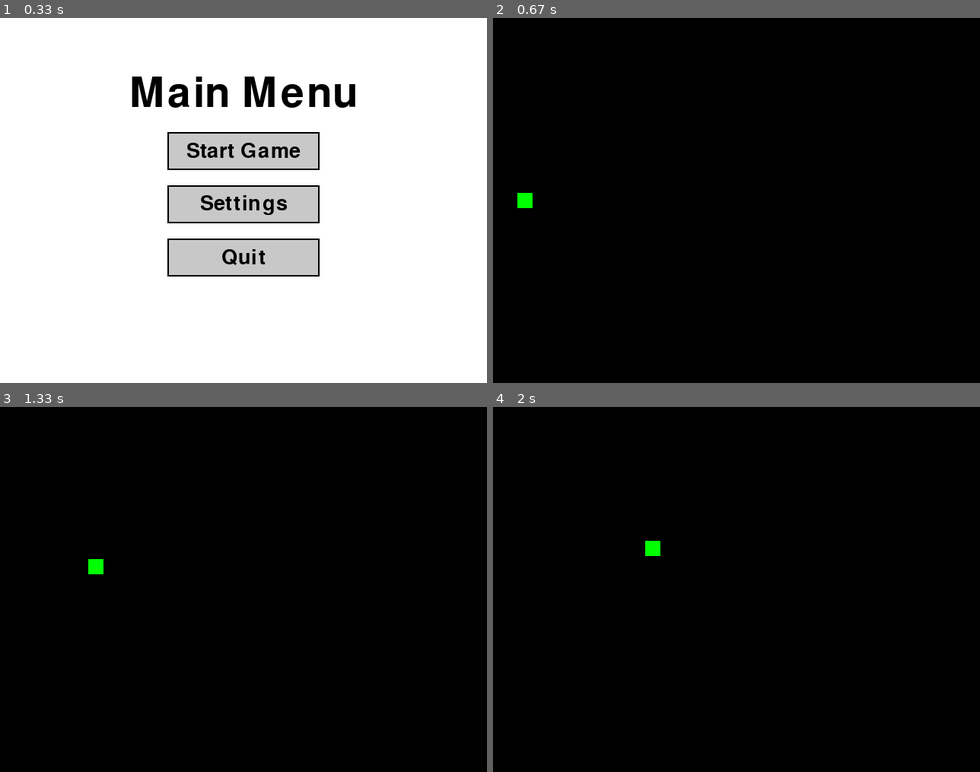
Above: before the commit, frames 1-4 (two rows, left to right).
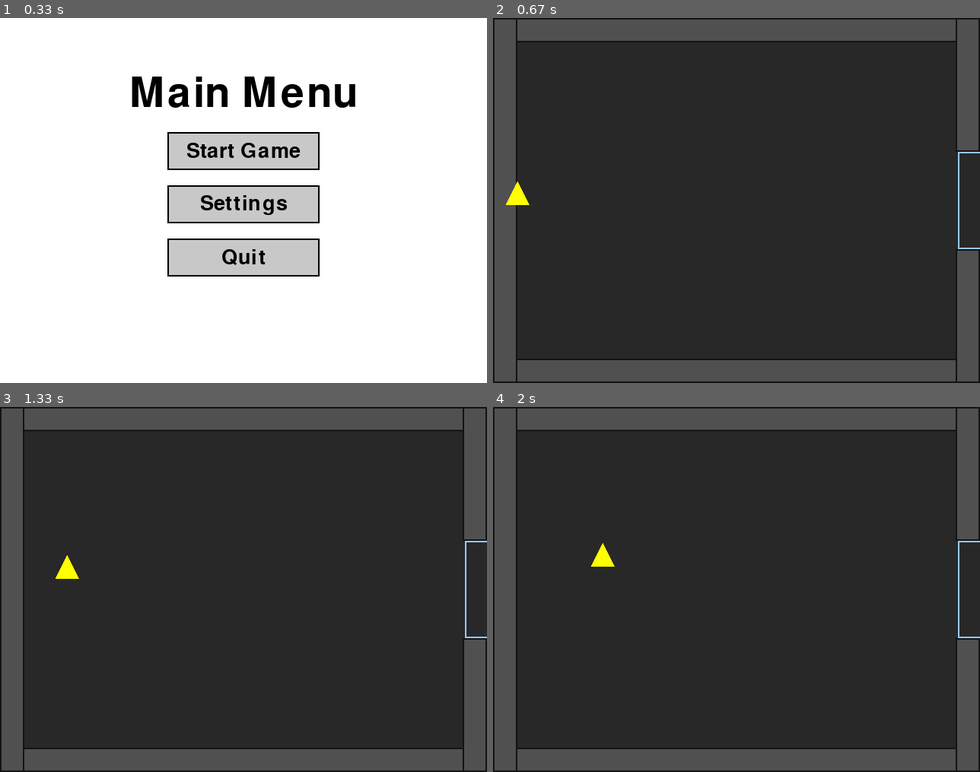
Above: after the commit, the same moments.

Repository: Gackk/Top-Down-Shooter-Game
Game: pygame game, started from main.py
Two runs of this game, one before a commit and one after it. Both use one fixed random seed, a clock stepped at 60 frames per second and the inputs below.
Inputs (mouse positions are in pixels of both pictures, inside the frame that each line leads up to):
- Up to frame 1 (0.33 s): no input
- Up to frame 2 (0.67 s): click "Start Game" at 0.38 s
- Up to frame 3 (1.33 s): hold D 0.67-1.13 s; move the mouse to (224, 604) at 0.7 s; hold W from 1.17 s (still down)
- Up to frame 4 (2 s): release W at 1.47 s; hold D 1.5-1.97 s

Frame 1 is identical in both runs. In frame 2, 97% of the frame differs, in the area x 0-100%, y 0-100%; in frame 3, 97%; in frame 4, 97%.

Commit message:
added the rooms

Diff:
--- a/main.py
+++ b/main.py
@@ -46,7 +46,7 @@
     return walls
 
 # door trigger area (open space on the right)
-DOOR_TRIGGER = pygame.Rect(WIDTH - DOOR_W, (HEIGHT - DOOR_W)//2, DOOR_W, DOOR_W)
+DOOR_TRIGGER = pygame.Rect(WIDTH + 99 - DOOR_W, (HEIGHT - DOOR_W)//2, DOOR_W, DOOR_W)
 
 class RoomData:
     def __init__(self, kind, walls):
@@ -120,20 +120,33 @@
         self.speed = speed
         self.x = 300
         self.y = 300
-# Movement method
-    def move(self, dx, dy):
-        self.x += dx * self.speed
-        self.y += dy * self.speed
-# Keep character within screen bounds
-    def clamp_position(self, width, height, size=20):
-        if self.x < 0:
-            self.x = 0
-        if self.y < 0:
-            self.y = 0
-        if self.x > width - size:
-            self.x = width - size
-        if self.y > height - size:
-            self.y = height - size
+#   Rectangle for collision
+    def rect(self, size=20):
+        return pygame.Rect(int(self.x), int(self.y), size, size)
+
+    def try_move(self, dx, dy, walls, size=20):
+        # Move X first
+        r = self.rect(size)
+        r.x += dx * self.speed
+        if not any(r.colliderect(w) for w in walls):
+            self.x = r.x
+
+        # Then move Y
+        r.y = int(self.y) + dy * self.speed
+        if not any(r.colliderect(w) for w in walls):
+            self.y = r.y
+
+#   Movement with collision
+def try_move(self, dx, dy, walls, size=20):
+    # move X
+    new_rect = pygame.Rect(int(self.x), int(self.y), size, size)
+    new_rect.x += dx * self.speed
+    if not any(new_rect.colliderect(w) for w in walls):
+        self.x = new_rect.x
+    # move Y
+    new_rect.y = int(self.y) + dy * self.speed
+    if not any(new_rect.colliderect(w) for w in walls):
+        self.y = new_rect.y
 
 class Light(Character):
     def __init__(self):
@@ -148,7 +161,7 @@
         super().__init__("Heavy",maxhealth=100, speed=2)
 
 # Example player character
-player = Medium()
+player = Heavy()
 
 #   Multi-room state
 rooms = [RoomData(k, make_border_walls()) for k in ROOM_ORDER]
@@ -165,35 +178,16 @@
 running = True
 while running:
     screen.fill(WHITE)
-
     keys = pygame.key.get_pressed()
     dx, dy = 0, 0
-    if keys[pygame.K_a]:
-        dx = -1
-    if keys[pygame.K_d]:
-        dx = 1
-    if keys[pygame.K_w]:
-        dy = -1
-    if keys[pygame.K_s]:
-        dy = 1
-    player.move(dx, dy)
-
-# Keep player within bounds
-
-    if player.x < 0:
-        player.x = 0
-    if player.y < 0:
-        player.y = 0
-    if player.x > WIDTH - 20:
-        player.x = WIDTH - 20
-    if player.y > HEIGHT - 20:
-        player.y = HEIGHT - 20
+    if keys[pygame.K_a]: dx = -1
+    if keys[pygame.K_d]: dx = 1
+    if keys[pygame.K_w]: dy = -1
+    if keys[pygame.K_s]: dy = 1
 
     for event in pygame.event.get():
         if event.type == pygame.QUIT:
             running = False
-
-        # Handle button clicks based on screen
         if current_screen == "mainmenu":
             for button in menu_buttons:
                 button.check_click(event)
@@ -208,23 +202,52 @@
         screen.blit(text_surface, text_rect)
         for button in menu_buttons:
             button.draw(screen)
+
     elif current_screen == "settings":
         text_surface = medium_font.render("Settings Menu", True, BLACK)
         screen.blit(text_surface, (220, 150))
         for button in settings_buttons:
             button.draw(screen)
+
     elif current_screen == "game":
-        screen.fill(BLACK)
+        # World background
+        screen.fill((40, 40, 40))
+
+        # Move only in game and collide with current room walls
+        room = current_room()
+        player.try_move(dx, dy, room.walls, size=20)
+
+        # Draw walls
+        for w in room.walls:
+            pygame.draw.rect(screen, (80, 80, 80), w)
+            pygame.draw.rect(screen, (20, 20, 20), w, 2)
+
+        # Draw door area (right-edge window). For Step 1 it's always open.
+        pygame.draw.rect(screen, (150, 200, 255), DOOR_TRIGGER, 2)  # outline so it's visible
+
+        # Draw player
         if isinstance(player, Light):
-         pygame.draw.circle(screen, CYAN, (player.x, player.y), 15)
+            pygame.draw.circle(screen, CYAN, (int(player.x), int(player.y)), 15)
         elif isinstance(player, Medium):
-         pygame.draw.rect(screen, GREEN, (player.x, player.y, 20, 20))
+            pygame.draw.rect(screen, GREEN, (int(player.x), int(player.y), 20, 20))
         elif isinstance(player, Heavy):
-         points = [
-            (player.x, player.y - 15),  # top
-            (player.x - 15, player.y + 15),  # bottom-left
-            (player.x + 15, player.y + 15)   # bottom-right
-        ]
-         pygame.draw.polygon(screen, YELLOW, points)
+            points = [
+                (int(player.x), int(player.y) - 15),
+                (int(player.x) - 15, int(player.y) + 15),
+                (int(player.x) + 15, int(player.y) + 15)
+            ]
+            pygame.draw.polygon(screen, YELLOW, points)
+
+        # Room transition: if player reaches the door area, go to next room
+        player_rect = pygame.Rect(int(player.x), int(player.y), 20, 20)
+        if player_rect.colliderect(DOOR_TRIGGER):
+            if current_room_idx < len(rooms) - 1:
+                current_room_idx += 1
+                # reset player near left side
+                player.x, player.y = SPAWN_POS
+            else:
+                # reached end (portal room). For now, loop back to main menu
+                current_screen = "mainmenu"
+
     pygame.display.flip()
     clock.tick(60)
